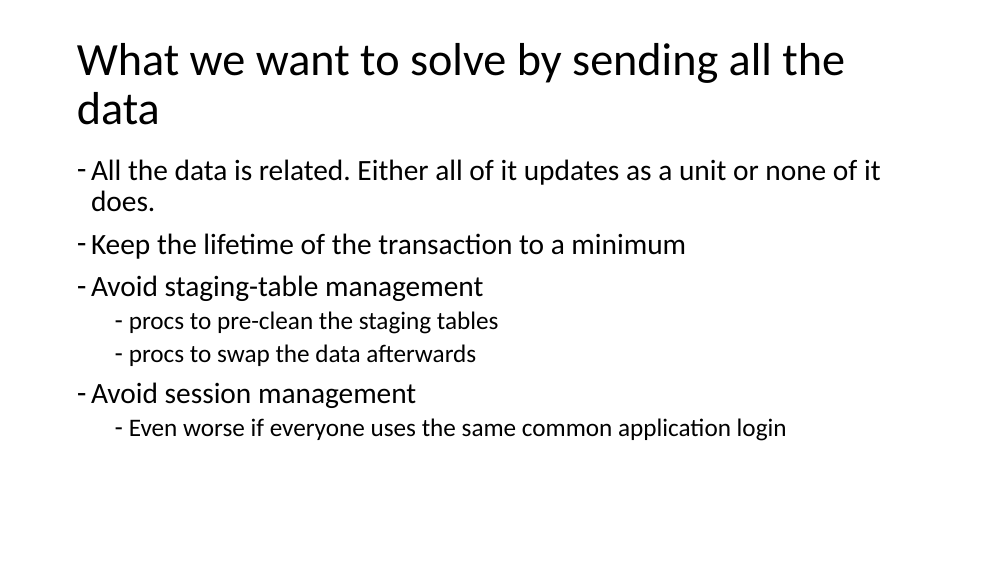
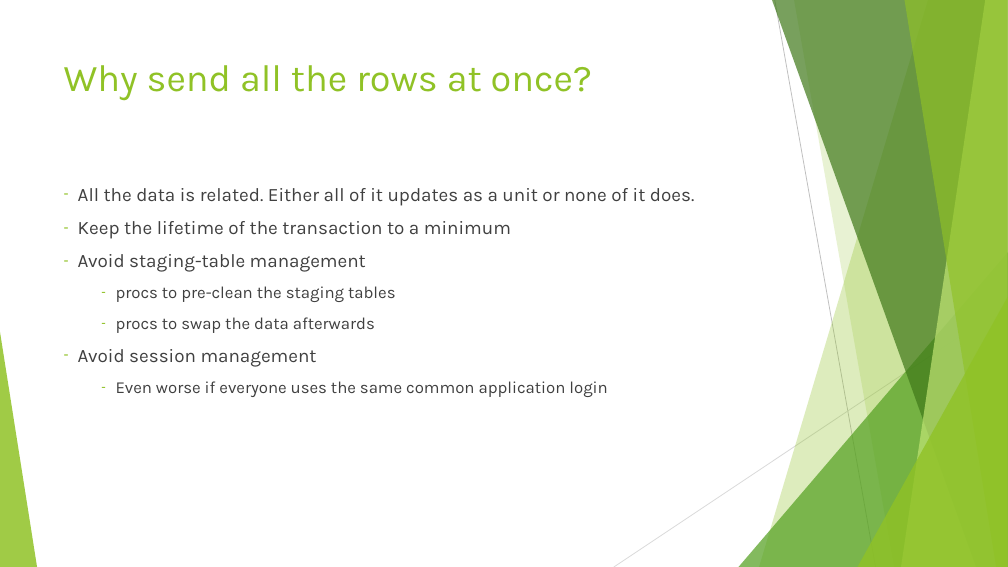
Before and after one commit to jbfoushee/MyPresentations, a slide deck: slide 3 of Datatables_and_Dataframes_to_SQL_Procs/User-defined Table Types.pptx (slide 4 before the commit). Drawn at 1008x567 pixels with LibreOffice and Linux fonts; fonts in the diff are those of the drawing. Boxes give left, top, right and bottom in pixels: in the first picture for what was removed or moved away, otherwise in the second. Text is boxed around its words. In the diff, an @@ line names an element or a change of style, - is before the commit and + after.

```diff
--- a/Datatables_and_Dataframes_to_SQL_Procs/User-defined Table Types.pptx
+++ b/Datatables_and_Dataframes_to_SQL_Procs/User-defined Table Types.pptx
@@ title "Why send all the rows ..." at <box>64,65,592,101</box>: vertical alignment middle to top @@
@@ title at <box>64,65,592,101</box>: text changed; size 44 to 36 pt; font Calibri to Karla; text colour #000000 to #90C226 @@
-What we want to solve by sending all the data
+Why send all the rows at once?
@@ text "All the data is related. ...": place and size @@
-text "All the data is related. ..." at <box>91,159,881,441</box>
+text "All the data is related. ..." at <box>78,188,694,397</box>
@@ text "All the data is related. ..." at <box>78,188,694,397</box>: size 28 to 18 pt in "All the data is related. Either all ...", "Keep the lifetime of the transaction to ...", "Avoid staging-table management", "Avoid session management"; font Calibri to Karla, text colour #000000 to #404040; size 24 to 16 pt in "procs to pre-clean the staging tables", "procs to swap the data afterwards", "Even worse if everyone uses the same ..."; line spacing 0.9 to 1; more space between paragraphs @@
@@ group added at <box>0,0,1008,567</box>: 5 freeform shapes, 3 triangles, 2 lines @@
```
Also in this commit, not shown: 17 other slides changed, 1 slide added, 1 slide removed.
